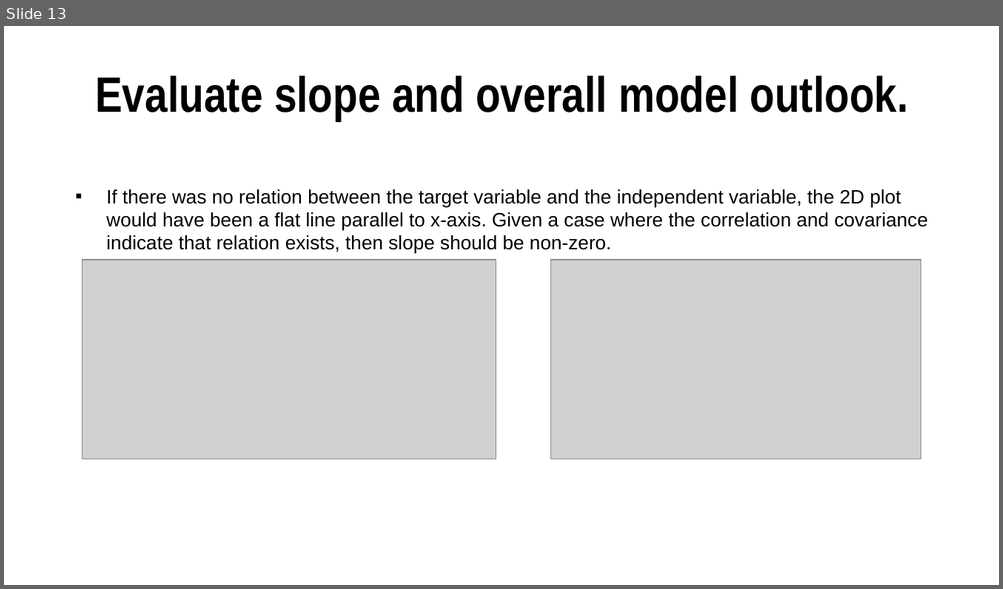
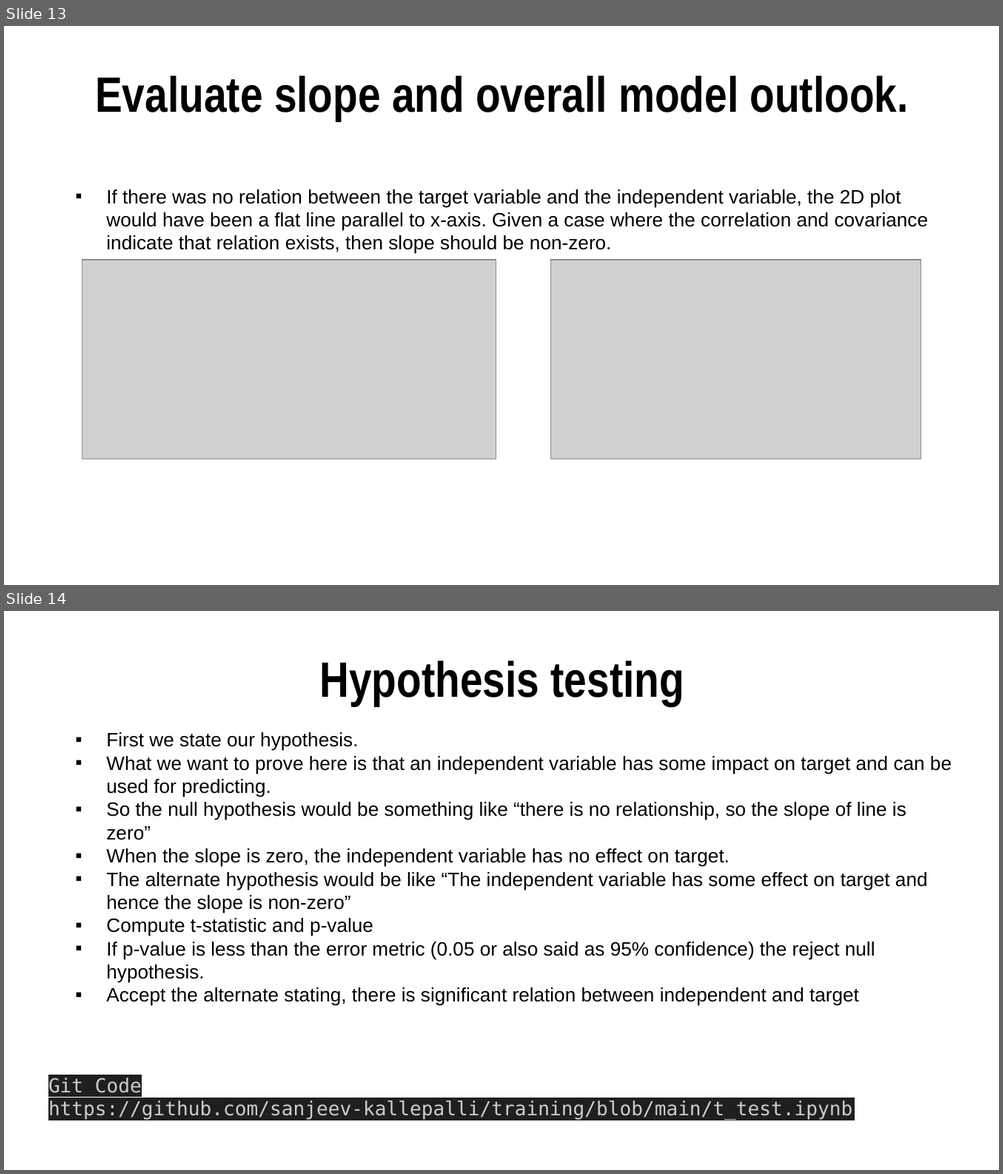
Before and after one commit to sanjeev-kallepalli/training, a slide deck: Linear Regression.pptx. Shown one above the other, each under a label of ours: slide 13 before the commit, slides 13 and 14 after it. The pictures are 1003x589 and 1003x1174 pixels, drawn with LibreOffice and Linux fonts; fonts in the diff are those of the drawing; grey boxes stand for pictures. Boxes give left, top, right and bottom in pixels: in the first picture for what was removed or moved away, otherwise in the second. Text is boxed around its words. In the diff, an @@ line names an element or a change of style, - is before the commit and + after.

```diff
--- a/Linear Regression.pptx
+++ b/Linear Regression.pptx
@@ slide 14 added at <box>4,611,999,1170</box>, background #FFFFFF @@
@@ text added at <box>319,661,684,706</box>, 36 pt, text #000000, bold @@
+Hypothesis testing
@@ text added at <box>106,732,951,1006</box>, 14 pt, text #000000 @@
+▪ First we state our hypothesis.
+▪ What we want to prove here is that an independent variable has some impact on target and can be used for predicting.
+▪ So the null hypothesis would be something like “there is no relationship, so the slope of line is zero”
+▪ When the slope is zero, the independent variable has no effect on target.
+▪ The alternate hypothesis would be like “The independent variable has some effect on target and hence the slope is non-zero”
+▪ Compute t-statistic and p-value
+▪ If p-value is less than the error metric (0.05 or also said as 95% confidence) the reject null hypothesis.
+▪ Accept the alternate stating, there is significant relation between independent and target
@@ text added at <box>48,1078,852,1119</box>, 14 pt, text #CCCCCC @@
+Git Code
+https://github.com/sanjeev-kallepalli/training/blob/main/t_test.ipynb
```
Also in this commit, not shown: 1 other slide added, 5 other files.
